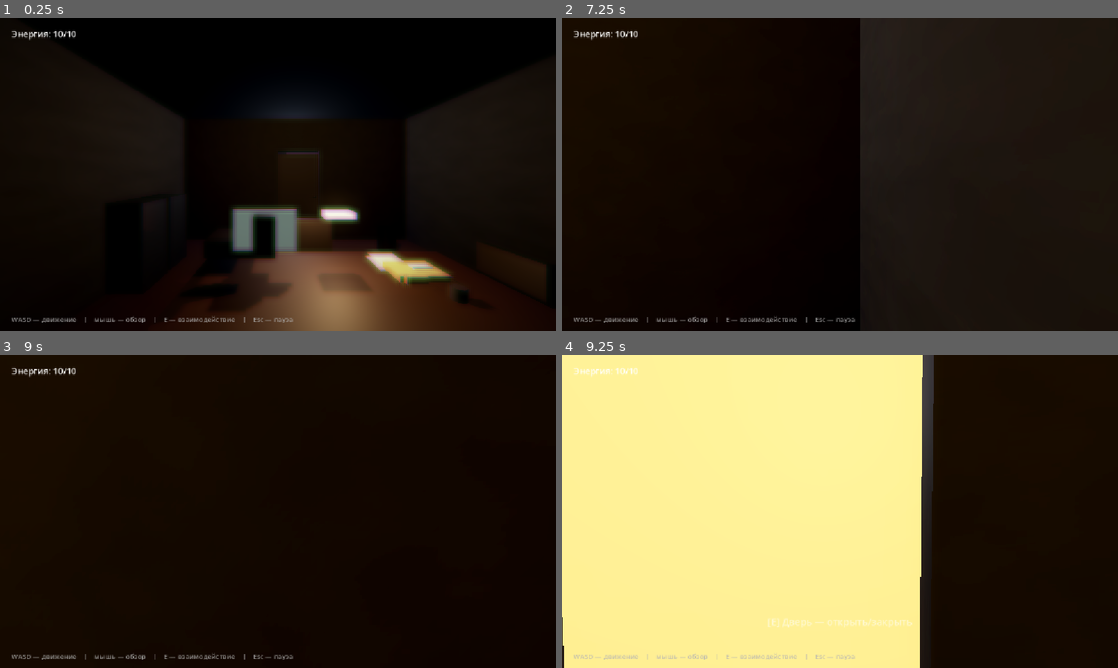
Above: before the commit, frames 1-4 (two rows, left to right).
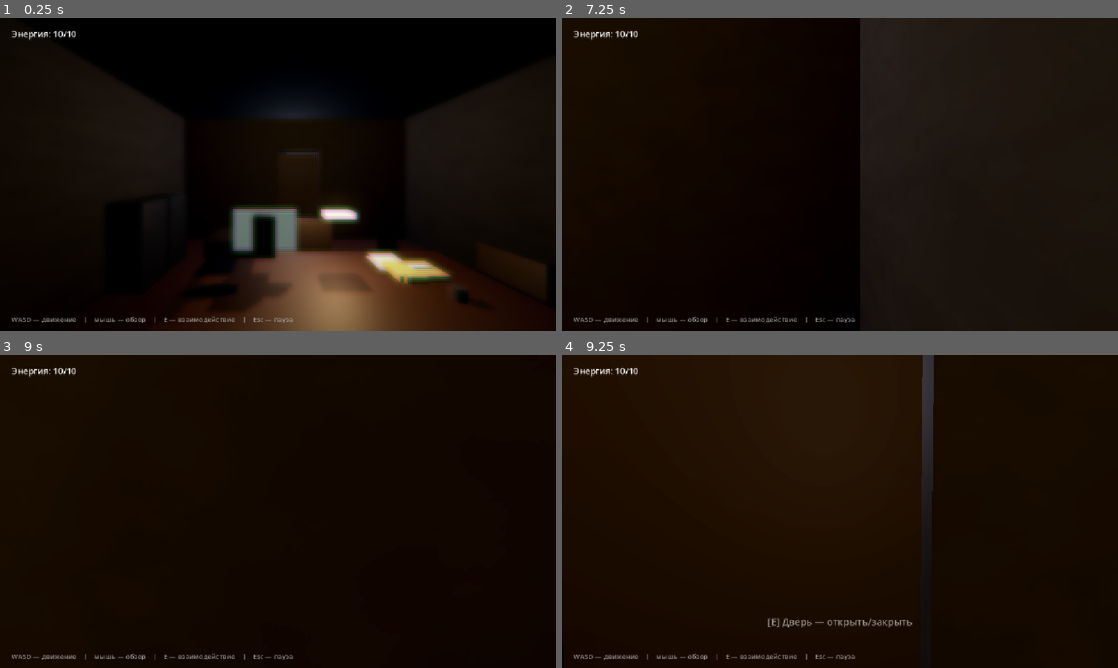
Above: after the commit, the same moments.

Repository: vtyurin89/first-degree-v-2
Game: Godot game, scene res://scenes/world/PoliceStationFloor.tscn
Same seed, same stepped clock (60 frames per second), same inputs: the game is played once before the commit and once after it. This scene is started directly instead of the project's main scene.
Inputs (mouse positions are in pixels of both pictures, inside the frame that each line leads up to):
- Up to frame 1 (0.25 s): no input
- Up to frame 2 (7.25 s): tap Enter at 0.5, 2, 2.85, 3.5, 6.6 s; move the mouse to (867, 174) at 0.52 s; hold Space (advance) 0.53-1.28 s; hold W (move_forward) 0.53-5.78 s; click (867, 174) at 0.67 s; move the mouse to (812, 174) at 1.27 s; tap E (interact) at 1.35 s; move the mouse to (851, 168) at 2.02 s; hold F (read) 2.03-2.78 s; tap Space (advance) at 2.75, 4.25, 4.35 s; move the mouse to (834, 180) at 2.77 s; click (834, 180) at 2.92 s; move the mouse to (878, 177) at 3.52 s; tap Keypad Enter at 3.6 s; move the mouse to (795, 171) at 4.27 s; move the mouse to (845, 174) at 5.02 s; hold E (interact) 5.03-5.78 s; click (845, 174) at 5.17 s; move the mouse to (817, 168) at 5.77 s; hold D (move_right) 5.78-6.53 s; tap F (read) at 5.85 s; move the mouse to (867, 174) at 6.52 s; hold W (move_forward) from 6.53 s (still down)
- Up to frame 3 (9 s): move the mouse to (250, 511) at 7.27 s; tap Keypad Enter at 7.35 s; click (250, 511) at 7.42 s; move the mouse to (289, 505) at 8.02 s; hold Space (advance) 8.03-8.78 s; move the mouse to (272, 517) at 8.77 s; release W (move_forward) at 8.78 s; hold A (move_left) from 8.78 s (still down); tap E (interact) at 8.85 s
- Up to frame 4 (9.25 s): keep holding A (move_left)

Frames 1-3 are identical in both runs. In frame 4, 65% of the frame differs, in the area x 0-65%, y 0-100%.

Commit message:
fix: item interaction thing

Diff:
--- a/scripts/interaction/CaseFilePickup.gd
+++ b/scripts/interaction/CaseFilePickup.gd
@@ -8,6 +8,7 @@
 	interaction_type = InteractionType.PICKUP
 	interaction_size = Vector3(0.62, 0.36, 0.52)
 	interaction_offset = Vector3(0, 0.15, 0)
+	highlight_enabled = true
 
 
 func _ready() -> void:
--- a/scripts/interaction/Interactable3D.gd
+++ b/scripts/interaction/Interactable3D.gd
@@ -10,6 +10,7 @@
 @export var interaction_size := Vector3(1, 1, 1)
 @export var interaction_offset := Vector3.ZERO
 @export var highlight_root: Node3D
+@export var highlight_enabled := false
 
 var is_focused := false
 
@@ -52,13 +53,8 @@
 
 func set_highlight(enabled: bool) -> void:
 	is_focused = enabled
-	if not enabled:
-		for mesh in _highlighted_meshes:
-			if is_instance_valid(mesh):
-				mesh.material_overlay = null
-		_highlighted_meshes.clear()
-		if _proxy != null:
-			_proxy.visible = false
+	if not highlight_enabled or not enabled:
+		_clear_highlight()
 		return
 	var meshes := _find_highlight_meshes()
 	if meshes.is_empty():
@@ -71,6 +67,15 @@
 	_highlighted_meshes = meshes
 	for mesh in _highlighted_meshes:
 		mesh.material_overlay = _outline_material
+
+
+func _clear_highlight() -> void:
+	for mesh in _highlighted_meshes:
+		if is_instance_valid(mesh):
+			mesh.material_overlay = null
+	_highlighted_meshes.clear()
+	if _proxy != null:
+		_proxy.visible = false
 
 
 func _find_highlight_meshes() -> Array[MeshInstance3D]:
